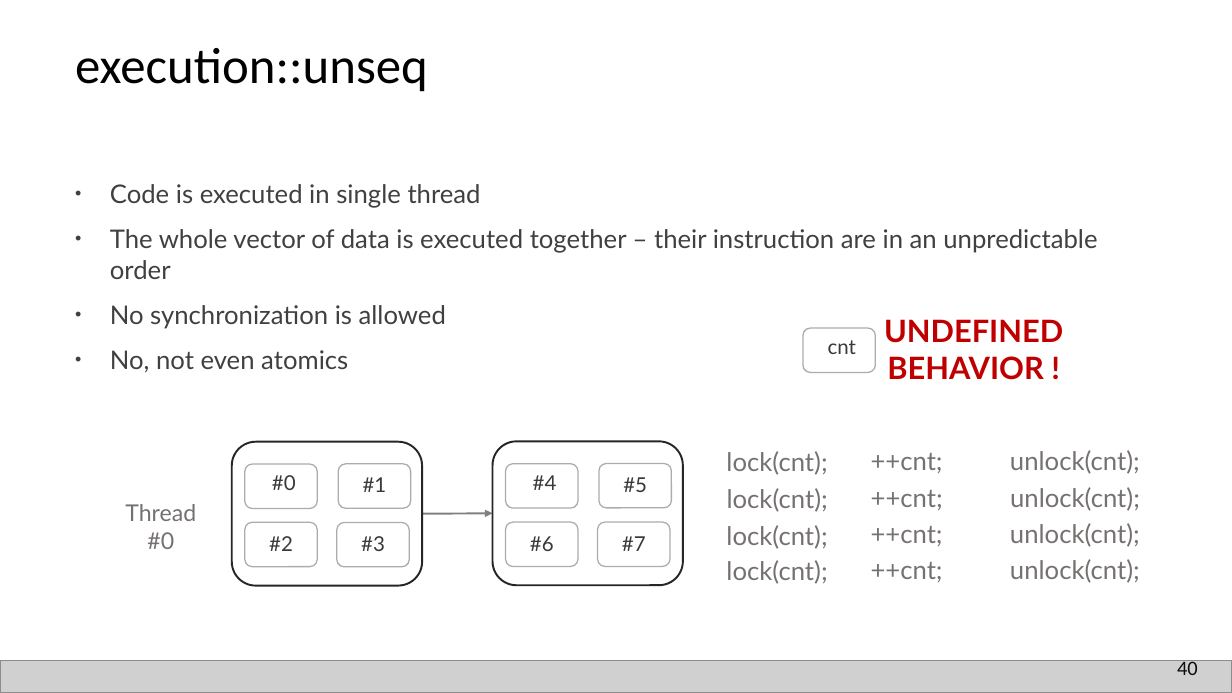
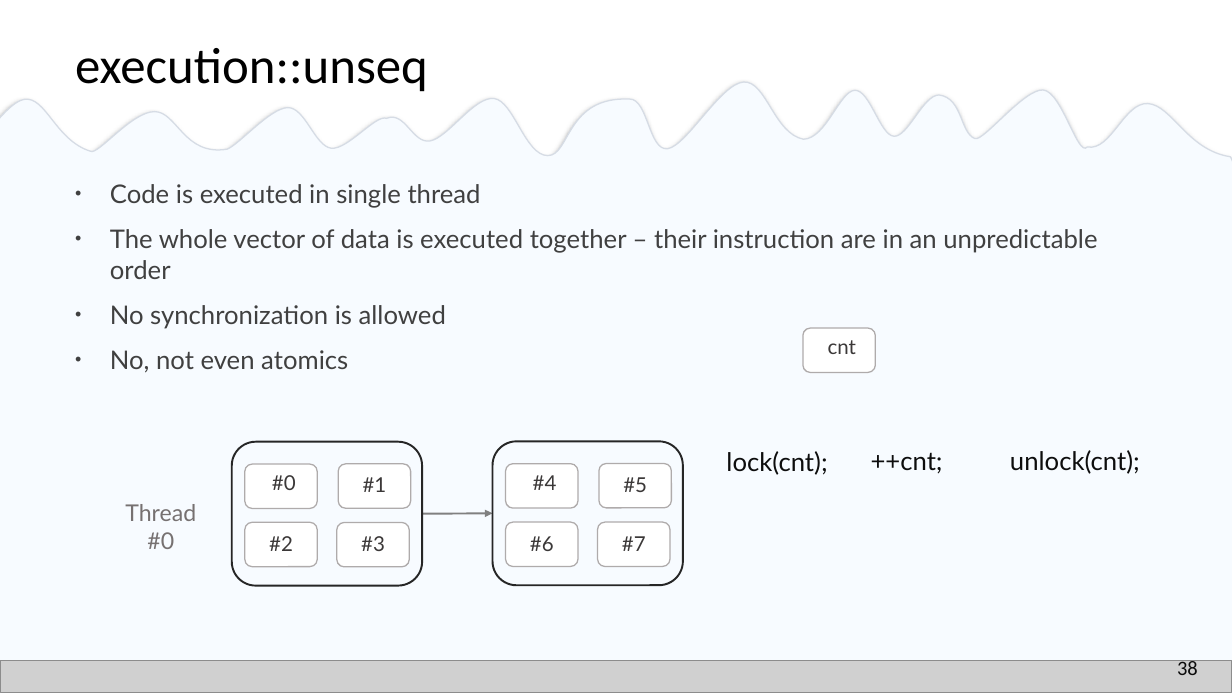
Before and after one commit to EmptySquareBubble/StoriesFromAParallelUniverse-, a slide deck: slide 39 of stories_from_a_paralel_universe.pptx (slide 41 before the commit). Drawn at 1232x693 pixels with LibreOffice and Linux fonts; fonts in the diff are those of the drawing; grey boxes stand for pictures. Boxes give left, top, right and bottom in pixels: in the first picture for what was removed or moved away, otherwise in the second. Text is boxed around its words. In the diff, an @@ line names an element or a change of style, - is before the commit and + after.

```diff
--- a/stories_from_a_paralel_universe.pptx
+++ b/stories_from_a_paralel_universe.pptx
@@ freeform shape added at (0,68,1232,196), fill #F7FBFF, outline #D6DCE5 1 pt @@
@@ rectangle added at (0,167,1232,693), fill #F7FBFF @@
@@ text removed at (884,319,1063,380) @@
-  UNDEFINED BEHAVIOR !
@@ text colour #767171 to #0D0D0D in 3 elements at (1010,450,1140,474), (726,451,827,475), (871,452,943,474) @@
@@ text removed at (727,488,828,512) @@
-  lock(cnt);
@@ text removed at (871,490,943,510) @@
-  ++cnt;
@@ text removed at (1010,487,1140,511) @@
-  unlock(cnt);
@@ text removed at (726,525,827,549) @@
-  lock(cnt);
@@ text removed at (871,526,943,546) @@
-  ++cnt;
@@ text removed at (1010,523,1140,547) @@
-  unlock(cnt);
@@ text removed at (726,560,827,584) @@
-  lock(cnt);
@@ text removed at (871,562,943,582) @@
-  ++cnt;
@@ text removed at (1010,559,1140,583) @@
-  unlock(cnt);
@@ page number at (1177,658,1198,675): text changed @@
-40
+38
```
Also in this commit, not shown: 4 other slides changed, 1 slide removed.
